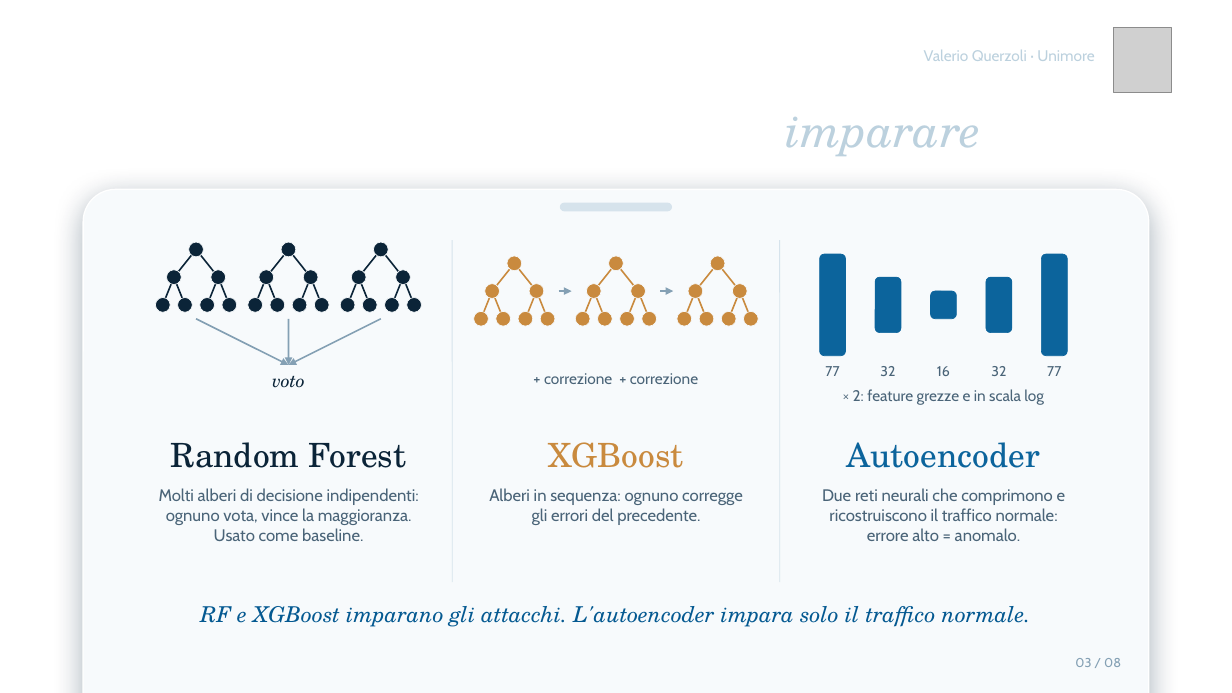
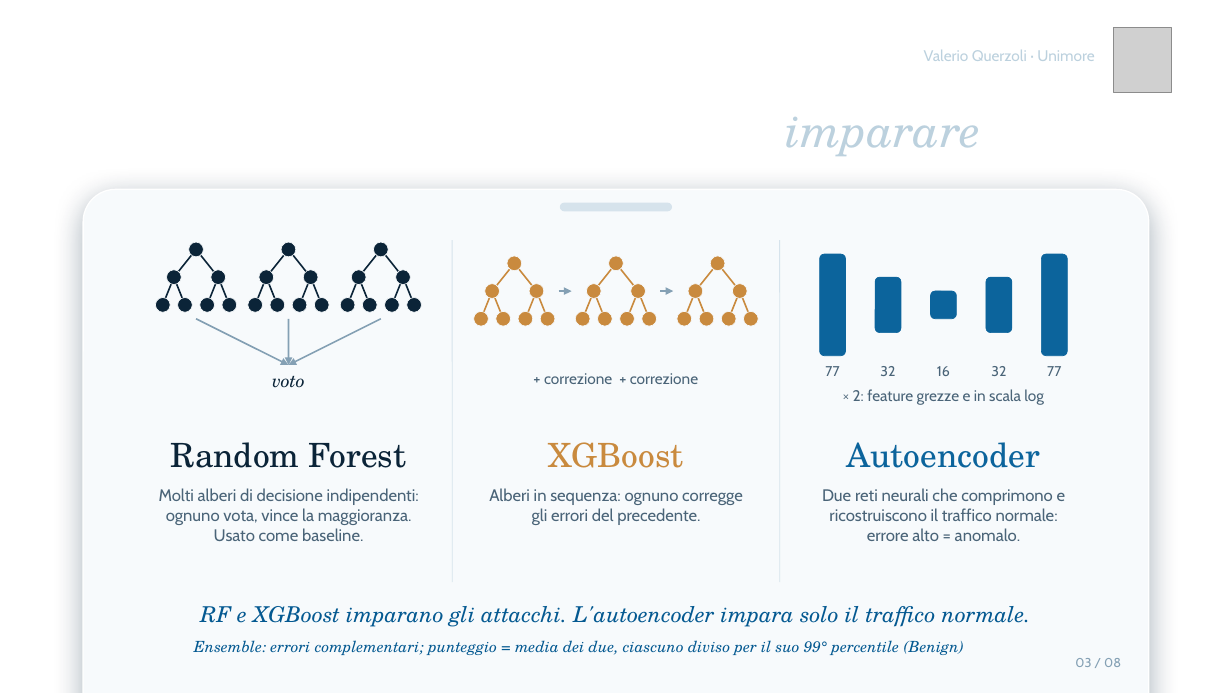
Before and after one commit to ValerioQuerzoli/hybrid-network-ids, a slide deck: slide 3 of slides/presentazione_design_origin_v2.pptx. Drawn at 1232x693 pixels with LibreOffice and Linux fonts; fonts in the diff are those of the drawing; grey boxes stand for pictures; background and template pictures are left out. Boxes give left, top, right and bottom in pixels: in the first picture for what was removed or moved away, otherwise in the second. Text is boxed around its words. In the diff, an @@ line names an element or a change of style, - is before the commit and + after.

Commit message:
Slide: versione originale con correzioni e tre grafici semplici
- Dati: caption 'etichette corrette + righe rimosse', split casuale,
  grafico dei flussi per famiglia (scala log)
- Modelli: riga sull'ensemble di autoencoder
- Cascata: istogramma dell'errore di ricostruzione con soglia p99
- Risultati: asterischi su Infiltration e Heartbleed, nota sui limiti
- Bilancio: grafico della soglia regolabile (p99 / p99,9)
- Conclusione: limiti completi e EDR come sviluppo futuro
- Tolti i riferimenti alla simulazione Docker (slide e README)
PDF rigenerato dal PPTX.

```diff
--- a/slides/presentazione_design_origin_v2.pptx
+++ b/slides/presentazione_design_origin_v2.pptx
@@ text added at [194,640,964,655], 12 pt, text #045991, italic @@
+Ensemble: errori complementari; punteggio = media dei due, ciascuno diviso per il suo 99° percentile (Benign)
```
Also in this commit, not shown: 6 other slides changed, 2 other files.
